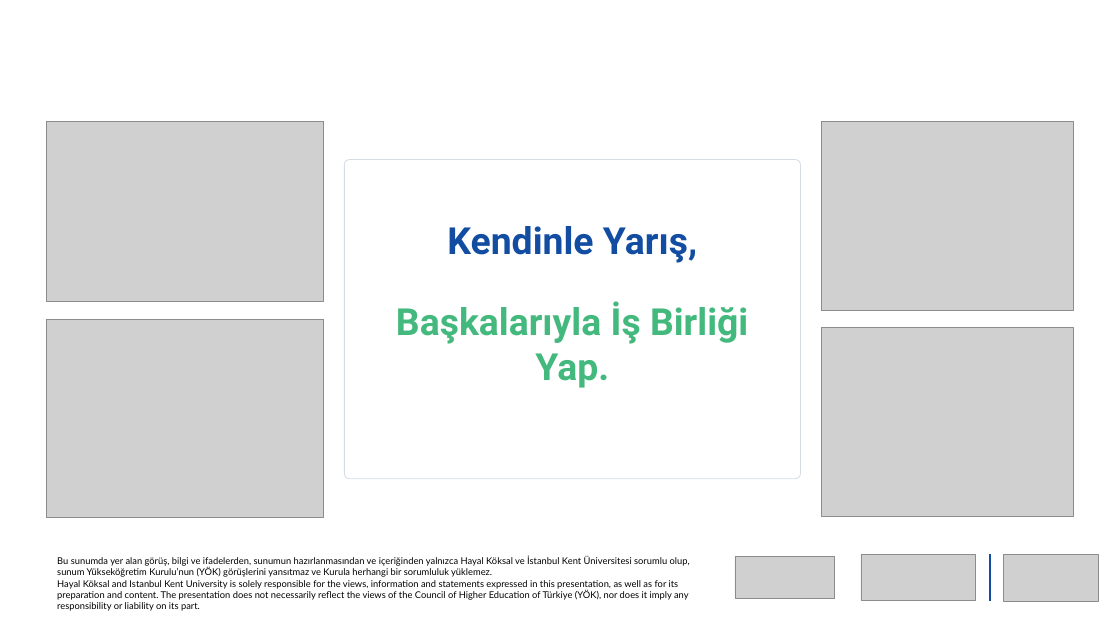
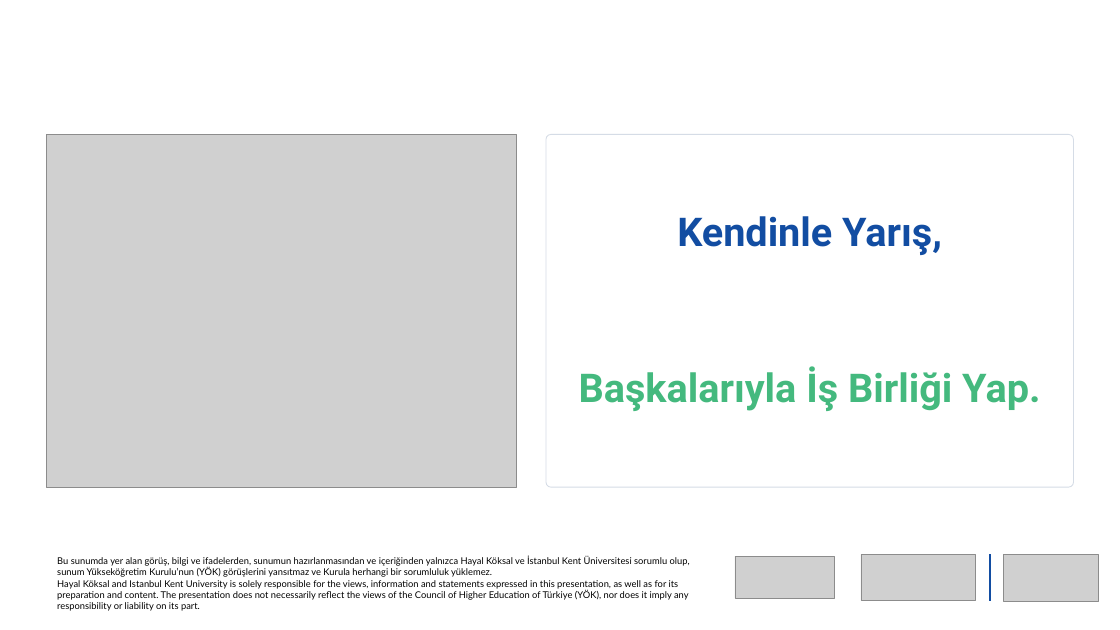
Before and after one commit to newtonsgrandson/cop-31-hayal-koksal, a slide deck: slide 19 of sunum/COP31_Iklim_Imecesi_Hayal_Koksal_TR.pptx. Drawn at 1120x630 pixels with LibreOffice and Linux fonts; fonts in the diff are those of the drawing; grey boxes stand for pictures; background and template pictures are left out. Boxes give left, top, right and bottom in pixels: in the first picture for what was removed or moved away, otherwise in the second. Text is boxed around its words. In the diff, an @@ line names an element or a change of style, - is before the commit and + after.

```diff
--- a/sunum/COP31_Iklim_Imecesi_Hayal_Koksal_TR.pptx
+++ b/sunum/COP31_Iklim_Imecesi_Hayal_Koksal_TR.pptx
@@ picture: place and size @@
-picture at box(822, 122, 1074, 311)
+picture at box(46, 134, 517, 487)
@@ picture removed at box(46, 122, 323, 302) @@
@@ rounded rectangle: place and size @@
-rounded rectangle at box(344, 160, 801, 479)
+rounded rectangle at box(546, 134, 1074, 487)
@@ rounded rectangle at box(546, 134, 1074, 487): proportions changed @@
@@ text "Kendinle Yarış,": place and size @@
-text "Kendinle Yarış," at box(447, 226, 697, 263)
+text "Kendinle Yarış," at box(677, 216, 942, 255)
@@ text "Kendinle Yarış," at box(677, 216, 942, 255): size 32 to 34 pt @@
@@ picture removed at box(46, 319, 323, 518) @@
@@ text "Başkalarıyla İş Birliği Yap.": place and size @@
-text "Başkalarıyla İş Birliği Yap." at box(396, 301, 748, 388)
+text "Başkalarıyla İş Birliği Yap." at box(579, 366, 1040, 411)
@@ text "Başkalarıyla İş Birliği Yap." at box(579, 366, 1040, 411): size 32 to 34 pt; vertical alignment top to middle @@
@@ picture removed at box(822, 328, 1074, 517) @@
```
Also in this commit, not shown: 2 other slides changed, 14 other files.
